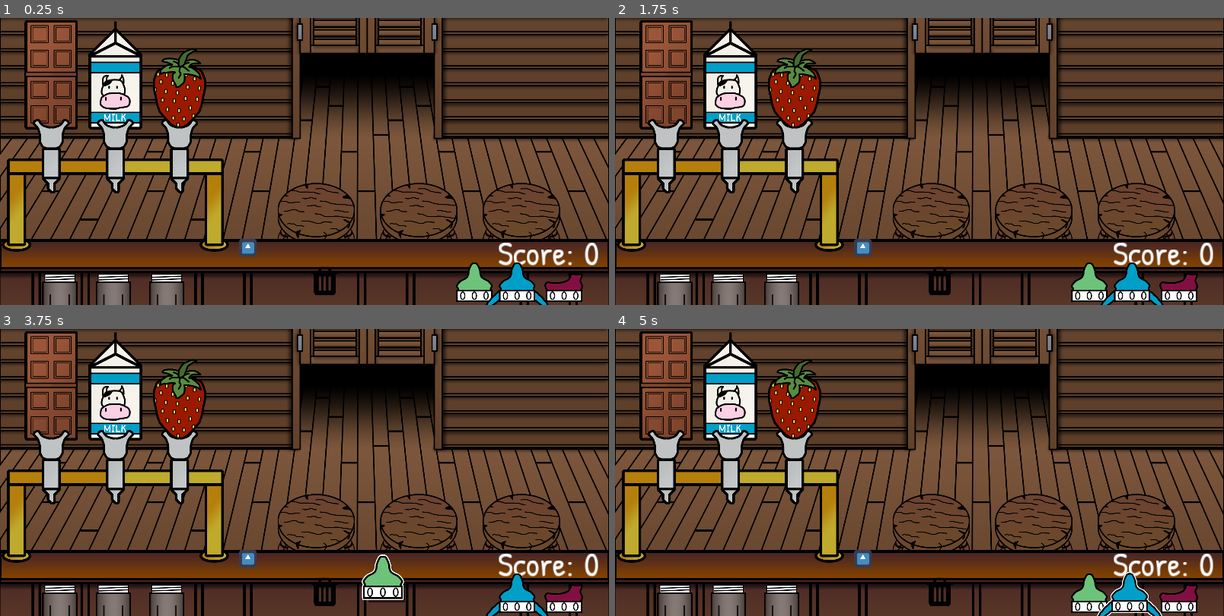
Above: before the commit, frames 1-4 (two rows, left to right).
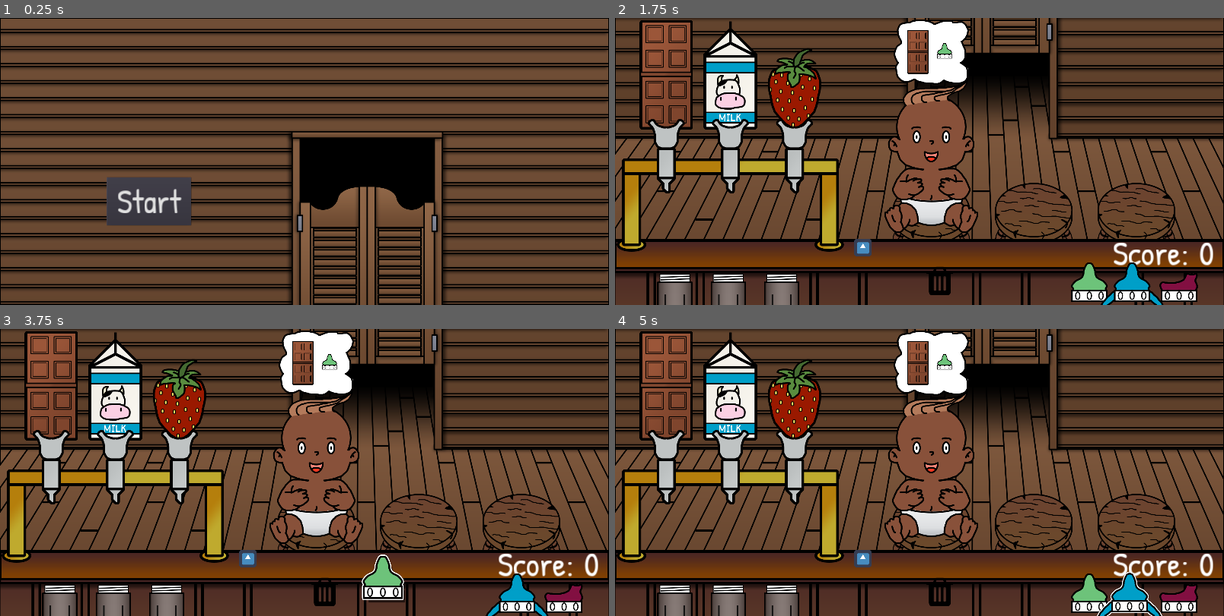
Above: after the commit, the same moments.

Repository: Gravedigger7789/little-willys-milk-bar
Game: Godot game, scene res://World.tscn
Two runs of this game, one before a commit and one after it. Both use one fixed random seed, a clock stepped at 60 frames per second and the inputs below. The engine's default icon, where the game draws it, is replaced by a stand-in: a white triangle on a blue panel in a dark square.
Inputs (mouse positions are in pixels of both pictures, inside the frame that each line leads up to):
- Up to frame 1 (0.25 s): no input
- Up to frame 2 (1.75 s): click (761, 201) at 0.5 s, where only the run after the commit has a clickable "Start"; drag from (663, 86) to (663, 216) at 1.27 s
- Up to frame 3 (3.75 s): tap Enter at 2, 3.5 s; drag from (115, 397) to (48, 527) at 2.02 s; tap Space at 2.75 s; move the mouse to (176, 397) at 2.77 s; press the mouse at (176, 397) at 2.78 s; release the mouse at (176, 397) at 3.5 s; drag from (475, 593) to (48, 527) at 3.52 s
- Up to frame 4 (5 s): drag from (1132, 593) to (663, 509) at 4.27 s

The runs differ from the first frame. In frame 1, 65% of the frame differs, in the area x 0-100%, y 0-100%; in frame 2, 6.1%; in frame 3, 6.1%; in frame 4, 6.1%.

Commit message:
Working on start screen

Diff:
--- a/World.gd
+++ b/World.gd
@@ -2,12 +2,13 @@
 
 
 var current_score := 0.0
-
+var high_score := 0.0
 
 onready var baby_spawner: Node2D = $Bar/Stools/BabySpawner
 onready var baby_spawner_2: Node2D = $Bar/Stools/BabySpawner2
 onready var baby_spawner_3: Node2D = $Bar/Stools/BabySpawner3
 onready var score_label: Label = $HBoxContainer/Label2
+onready var camera_2d: Camera2D = $Camera2D
 
 
 func _ready() -> void:
@@ -15,6 +16,14 @@
 	var _connected = baby_spawner.connect("spawned_baby", self, "_on_Spawned_Baby")
 	_connected = baby_spawner_2.connect("spawned_baby", self, "_on_Spawned_Baby")
 	_connected = baby_spawner_3.connect("spawned_baby", self, "_on_Spawned_Baby")
+
+func _start_game() -> void:
+	var tween := create_tween().set_trans(Tween.TRANS_SINE).set_ease(Tween.EASE_OUT)
+	# warning-ignore:return_value_discarded
+	tween.tween_property(camera_2d, "position", Vector2.ZERO, 1.0)
+	baby_spawner.start_spawning()
+	baby_spawner_2.start_spawning()
+	baby_spawner_3.start_spawning()
 
 
 func _on_Spawned_Baby(baby: Node2D) -> void:
@@ -24,3 +33,7 @@
 func _on_Baby_Satisfied(score: float) -> void:
 	current_score += score
 	score_label.text = str(current_score)
+
+
+func _on_Button_pressed() -> void:
+	_start_game()
--- a/World.tscn
+++ b/World.tscn
@@ -16,6 +16,11 @@
 [node name="World" type="Node"]
 script = ExtResource( 3 )
 
+[node name="Camera2D" type="Camera2D" parent="."]
+position = Vector2( 0, -1080 )
+anchor_mode = 0
+current = true
+
 [node name="Background" type="Control" parent="."]
 anchor_right = 1.0
 anchor_bottom = 1.0
@@ -29,6 +34,14 @@
 anchor_bottom = 1.0
 mouse_filter = 2
 texture = ExtResource( 7 )
+
+[node name="Button" type="Button" parent="Background"]
+margin_left = 400.0
+margin_top = 600.0
+margin_right = 716.0
+margin_bottom = 780.0
+theme = ExtResource( 10 )
+text = " Start "
 
 [node name="Bar" type="Node2D" parent="."]
 
@@ -119,3 +132,5 @@
 
 [node name="TrashCan" parent="." instance=ExtResource( 5 )]
 position = Vector2( 1216, 976 )
+
+[connection signal="pressed" from="Background/Button" to="." method="_on_Button_pressed"]
